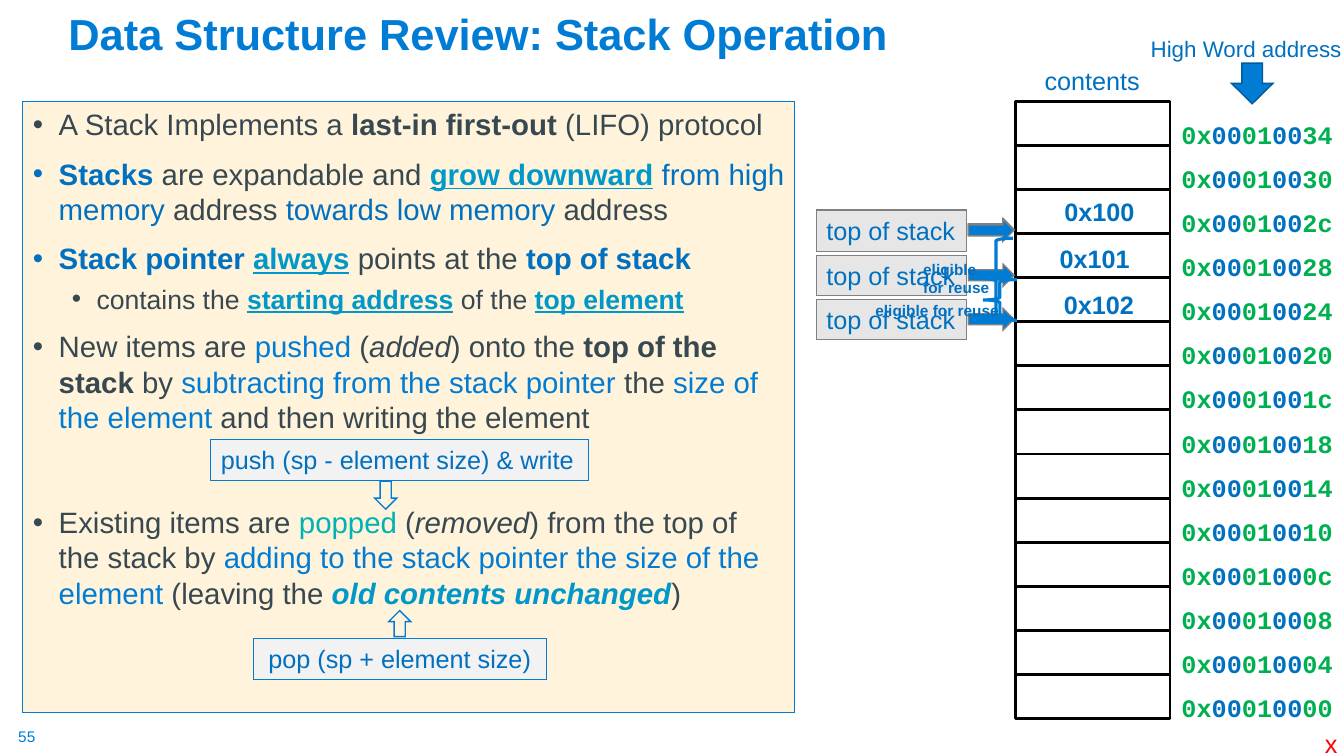
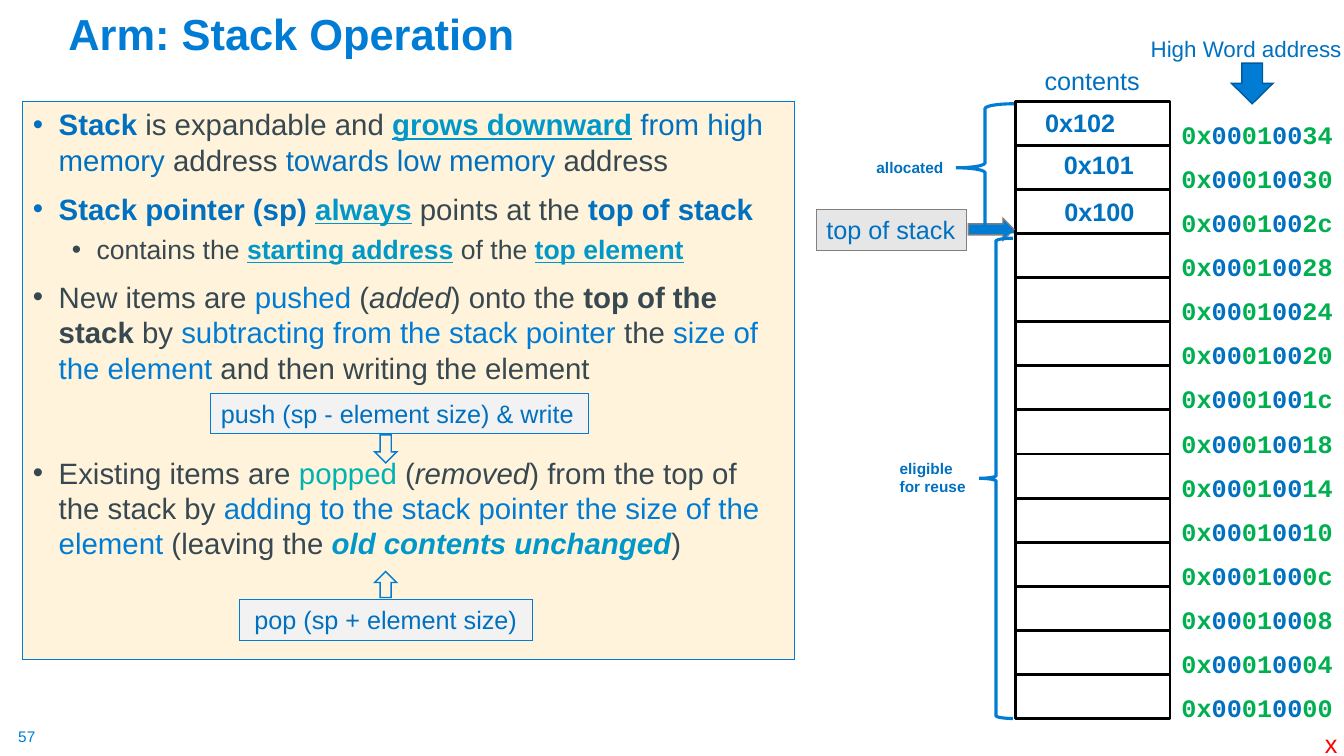
Before and after one commit to cse30-sp24/Muller-Slides, a slide deck: slide 57 of 06-Arm-Part3.pptx (slide 55 before the commit). Drawn at 1344x756 pixels with LibreOffice and Linux fonts; fonts in the diff are those of the drawing. Boxes give left, top, right and bottom in pixels: in the first picture for what was removed or moved away, otherwise in the second. Text is boxed around its words. In the diff, an @@ line names an element or a change of style, - is before the commit and + after.

```diff
--- a/06-Arm-Part3.pptx
+++ b/06-Arm-Part3.pptx
@@ title at bbox=[68, 18, 514, 58]: text changed @@
-Data Structure Review: Stack Operation
+Arm: Stack Operation
@@ text "Stack is expandable and grows ...": place and size @@
-text "Stack is expandable and grows ..." at bbox=[23, 102, 796, 713]
+text "Stack is expandable and grows ..." at bbox=[23, 102, 796, 659]
@@ text at bbox=[59, 113, 763, 226]: text changed; text colour #384851 to #0070C0 @@
-• A Stack Implements a last-in first-out (LIFO) protocol
-• Stacks are expandable and grow downward from high memory address towards low memory address
-• Stack pointer always points at the top of stack
+• Stack is expandable and grows downward from high memory address towards low memory address
+• Stack pointer (sp) always points at the top of stack
@@ left brace added at bbox=[956, 104, 1014, 232], outline #007CD5 2.25 pt @@
@@ text "0x102": place and size @@
-text "0x102" at bbox=[1064, 296, 1134, 315]
+text "0x102" at bbox=[1045, 114, 1115, 133]
@@ text "0x101": place and size @@
-text "0x101" at bbox=[1060, 250, 1130, 269]
+text "0x101" at bbox=[1064, 156, 1134, 175]
@@ text added at bbox=[876, 162, 943, 173], 11 pt, text #0070C0, bold @@
+allocated
@@ rectangle removed at bbox=[817, 211, 967, 251] @@
-top of stack
@@ right arrow removed at bbox=[969, 220, 1014, 242] @@
@@ left brace: place and size @@
-left brace at bbox=[979, 238, 1013, 319]
+left brace at bbox=[979, 238, 1013, 718]
@@ rectangle removed at bbox=[817, 255, 967, 295] @@
-top of stack
@@ right arrow removed at bbox=[969, 264, 1014, 286] @@
@@ rectangle removed at bbox=[817, 299, 967, 340] @@
-top of stack
@@ left brace removed at bbox=[983, 279, 1017, 320] @@
@@ text removed at bbox=[875, 304, 999, 320] @@
-eligible for reuse
@@ right arrow removed at bbox=[969, 309, 1014, 331] @@
@@ rectangle "push (sp - element size) ...": place and size @@
-rectangle "push (sp - element size) ..." at bbox=[211, 440, 588, 480]
+rectangle "push (sp - element size) ..." at bbox=[211, 393, 588, 434]
@@ right arrow: place and size @@
-right arrow at bbox=[375, 481, 397, 509]
+right arrow at bbox=[375, 435, 397, 463]
@@ text "eligible for reuse" rewrapped from bbox=[923, 262, 989, 297] to bbox=[900, 463, 965, 492] @@
@@ right arrow: place and size @@
-right arrow at bbox=[389, 611, 411, 637]
+right arrow at bbox=[375, 572, 397, 598]
@@ rectangle "pop (sp + element size)": place and size @@
-rectangle "pop (sp + element size)" at bbox=[253, 638, 545, 679]
+rectangle "pop (sp + element size)" at bbox=[239, 600, 531, 640]
@@ page number at bbox=[18, 731, 35, 742]: text changed @@
-55
+57
```
Also in this commit, not shown: 15 other slides changed, 5 slides added, 5 slides removed, 1 other file.
